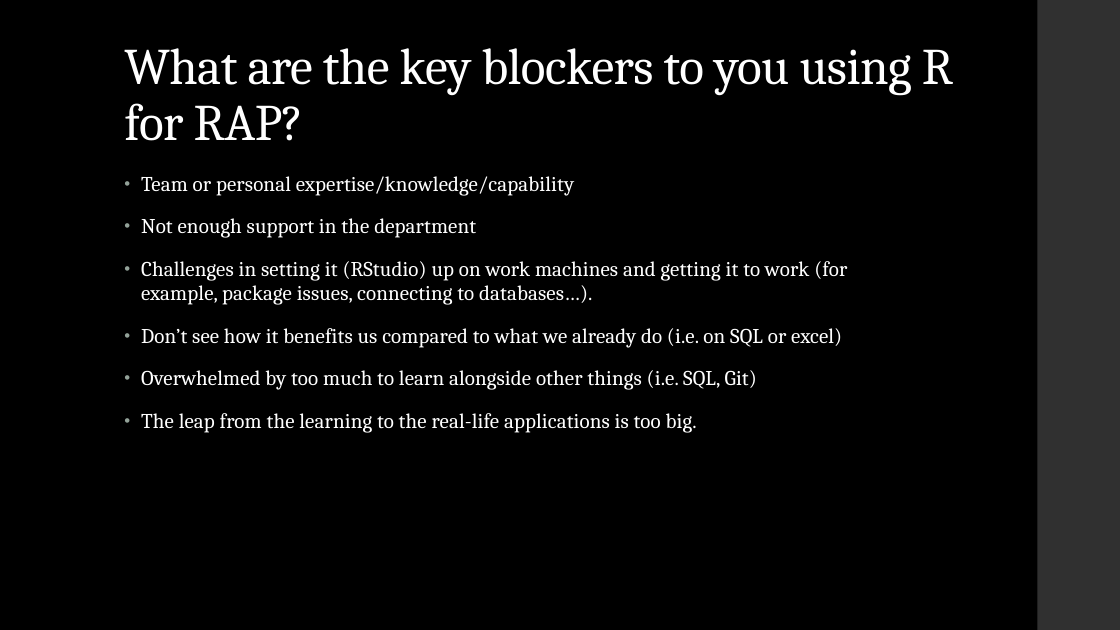
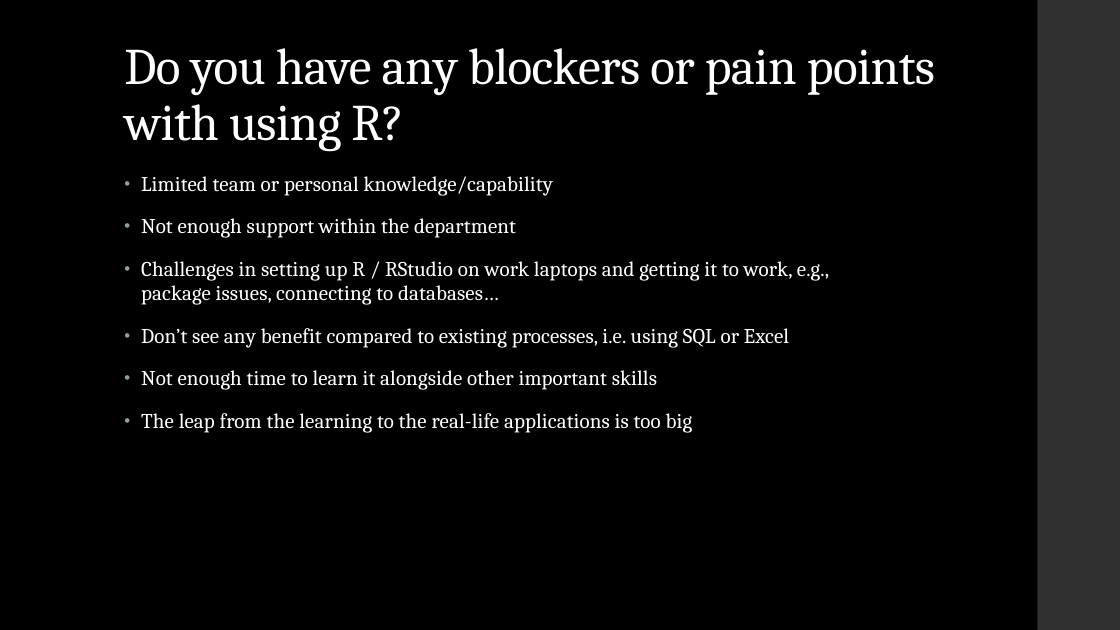
Before and after one commit to dfe-analytical-services/techskills_workshops, a slide deck: slide 4 of slides/workshopslides_RforRAP.pptx (slide 3 before the commit). Drawn at 1120x630 pixels with LibreOffice and Linux fonts; fonts in the diff are those of the drawing. Boxes give left, top, right and bottom in pixels: in the first picture for what was removed or moved away, otherwise in the second. Text is boxed around its words. In the diff, an @@ line names an element or a change of style, - is before the commit and + after.

```diff
--- a/slides/workshopslides_RforRAP.pptx
+++ b/slides/workshopslides_RforRAP.pptx
@@ title at [124, 48, 935, 151]: text changed @@
-What are the key blockers to you using R for RAP?
+Do you have any blockers or pain points with using R?
@@ text at [141, 176, 829, 433]: text changed @@
-• Team or personal expertise/knowledge/capability
-• Not enough support in the department
-• Challenges in setting it (RStudio) up on work machines and getting it to work (for example, package issues, connecting to databases…).
-• Don’t see how it benefits us compared to what we already do (i.e. on SQL or excel)
-• Overwhelmed by too much to learn alongside other things (i.e. SQL, Git)
-• The leap from the learning to the real-life applications is too big.
+• Limited team or personal knowledge/capability
+• Not enough support within the department
+• Challenges in setting up R / RStudio on work laptops and getting it to work, e.g., package issues, connecting to databases…
+• Don’t see any benefit compared to existing processes, i.e. using SQL or Excel
+• Not enough time to learn it alongside other important skills
+• The leap from the learning to the real-life applications is too big
```
Also in this commit, not shown: 8 other slides changed, 2 slides added, 1 slide removed, 1 other file.
